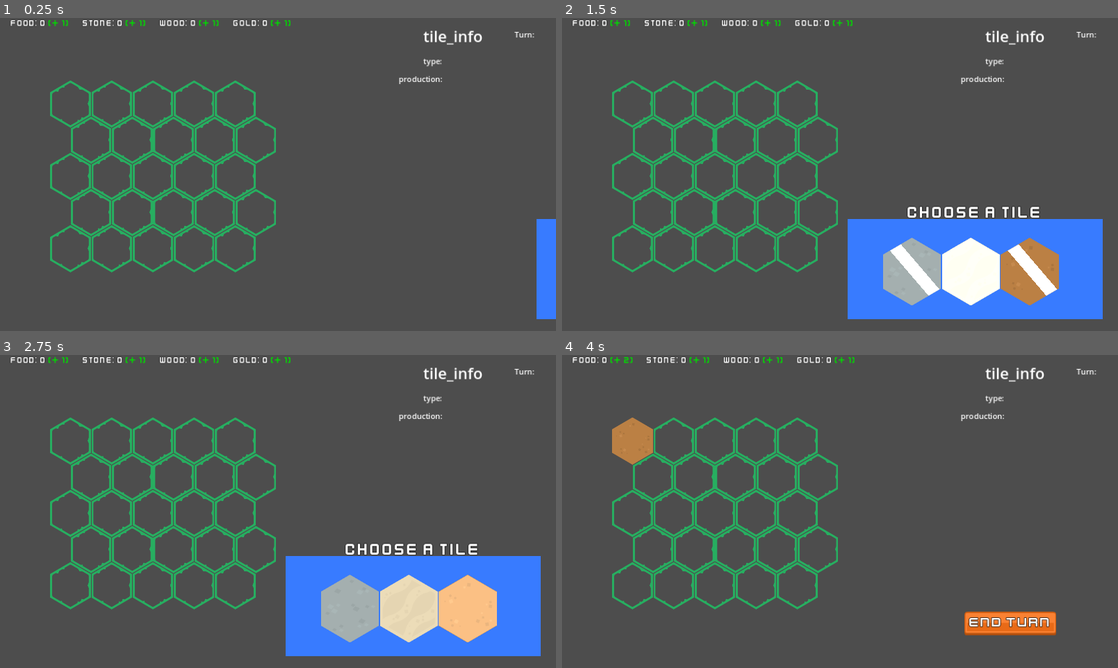
Above: before the commit, frames 1-4 (two rows, left to right).
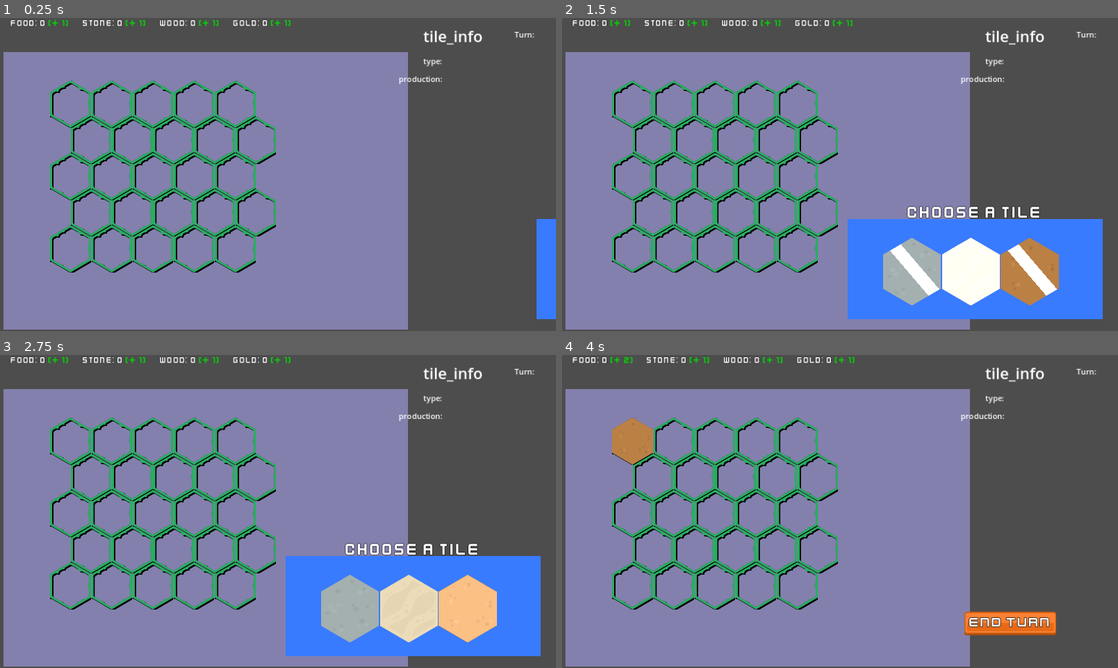
Above: after the commit, the same moments.

Repository: nicoviarnes/hex
Game: Godot game, scene res://main.tscn
Same seed, same stepped clock (60 frames per second), same inputs: the game is played once before the commit and once after it.
Inputs (mouse positions are in pixels of both pictures, inside the frame that each line leads up to):
- Up to frame 1 (0.25 s): no input
- Up to frame 2 (1.5 s): move the mouse to (1056, 271) at 0.52 s; click (1056, 271) at 0.67 s; move the mouse to (973, 271) at 1.27 s; click (973, 271) at 1.42 s
- Up to frame 3 (2.75 s): move the mouse to (467, 608) at 2.02 s; click (467, 608) at 2.17 s
- Up to frame 4 (4 s): tap Enter at 2.75 s; move the mouse to (634, 439) at 2.77 s; click (634, 439) at 2.92 s; move the mouse to (673, 439) at 3.52 s; click (673, 439) at 3.67 s

The runs differ from the first frame. In frame 1, 60% of the frame differs, in the area x 0-74%, y 10-100%; in frame 2, 53%; in frame 3, 53%; in frame 4, 60%.

Commit message:
trying shaders

Diff:
--- a/hex.tscn
+++ b/hex.tscn
@@ -1,10 +1,17 @@
-[gd_scene load_steps=9 format=3 uid="uid://dc7nmfsxl5kwv"]
+[gd_scene load_steps=11 format=3 uid="uid://dc7nmfsxl5kwv"]
 
 [ext_resource type="Texture2D" uid="uid://c3ovg3hfv6r2t" path="res://assets/Tiles/Terrain/Grass/grass_18.png" id="1_1f5sa"]
+[ext_resource type="Shader" path="res://shaders/dropshadow.gdshader" id="1_c5j08"]
 [ext_resource type="Texture2D" uid="uid://vnv4xusaeqnn" path="res://assets/Tiles/Terrain/Grass/grass_05.png" id="1_wgvmj"]
 [ext_resource type="Script" path="res://hex.gd" id="2_0vine"]
 [ext_resource type="Shader" path="res://shaders/outline.gdshader" id="3_icn7l"]
 [ext_resource type="PackedScene" uid="uid://cuvgs387y66hx" path="res://utility/fct_manager.tscn" id="5_d5jxw"]
+
+[sub_resource type="ShaderMaterial" id="ShaderMaterial_bqq3g"]
+shader = ExtResource("1_c5j08")
+shader_parameter/deform = Vector2(0, 0)
+shader_parameter/offset = Vector2(-4, -4)
+shader_parameter/modulate = null
 
 [sub_resource type="RectangleShape2D" id="RectangleShape2D_dvd7s"]
 size = Vector2(116, 66.5)
@@ -18,6 +25,7 @@
 radius = 129.004
 
 [node name="Hex" type="Sprite2D"]
+material = SubResource("ShaderMaterial_bqq3g")
 texture = ExtResource("1_1f5sa")
 script = ExtResource("2_0vine")
 
--- a/main.tscn
+++ b/main.tscn
@@ -1,12 +1,20 @@
-[gd_scene load_steps=6 format=3 uid="uid://cyncqvduph3yy"]
+[gd_scene load_steps=7 format=3 uid="uid://cyncqvduph3yy"]
 
 [ext_resource type="PackedScene" uid="uid://db6e4fctrilsf" path="res://map.tscn" id="1_07mbj"]
 [ext_resource type="PackedScene" uid="uid://n8s7uiy733gc" path="res://ui_elements/resource_tracker.tscn" id="1_qq8g0"]
 [ext_resource type="PackedScene" uid="uid://blteig541fori" path="res://ui_elements/tile_picker.tscn" id="3_e5cay"]
 [ext_resource type="Script" path="res://hex_info.gd" id="3_p1wmd"]
 [ext_resource type="PackedScene" uid="uid://2stkh27ubhog" path="res://ui_elements/endturn_button.tscn" id="4_5kte4"]
+[ext_resource type="PackedScene" uid="uid://38m5jwqof3o1" path="res://ui_elements/water.tscn" id="6_vcpmd"]
 
 [node name="Main" type="Node2D"]
+
+[node name="water" parent="." instance=ExtResource("6_vcpmd")]
+offset_left = 7.0
+offset_top = 7.0
+offset_right = 845.0
+offset_bottom = 645.0
+mouse_filter = 2
 
 [node name="ResourceTracker" parent="." instance=ExtResource("1_qq8g0")]
 anchors_preset = 0
--- /dev/null
+++ b/shaders/dropshadow.gdshader
@@ -0,0 +1,31 @@
+/**
+* Shadow 2D.
+* License: CC0
+* https://creativecommons.org/publicdomain/zero/1.0/
+*/
+shader_type canvas_item;
+render_mode blend_mix;
+
+uniform vec2 deform = vec2(2.0, 2.0);
+uniform vec2 offset = vec2(0.0, 0.0);
+uniform vec4 modulate : source_color;
+
+//uniform vec2 texture_size; //uncomment for GLES2
+
+void fragment() {
+	vec2 ps = TEXTURE_PIXEL_SIZE;
+	vec2 uv = UV;
+	float sizex = float(textureSize(TEXTURE,int(ps.x)).x); //comment for GLES2
+	float sizey = float(textureSize(TEXTURE,int(ps.y)).y); //comment for GLES2
+	//float sizex = texture_size.x; //uncomment for GLES2
+	//float sizey = texture_size.y; //uncomment for GLES2
+	uv.y+=offset.y*ps.y;
+	uv.x+=offset.x*ps.x;
+	float decalx=((uv.y-ps.x*sizex)*deform.x);
+	float decaly=((uv.y-ps.y*sizey)*deform.y);
+	uv.x += decalx;
+	uv.y += decaly;
+	vec4 shadow = vec4(modulate.rgb, texture(TEXTURE, uv).a * modulate.a);
+	vec4 col = texture(TEXTURE, UV);
+	COLOR = mix(shadow, col, col.a);
+}
--- /dev/null
+++ b/shaders/water.gdshader
@@ -0,0 +1,43 @@
+shader_type canvas_item;
+
+uniform sampler2D SCREEN_TEXTURE : hint_screen_texture, filter_linear_mipmap;
+
+uniform float level : hint_range(0.0, 1.0) = 0.5;
+uniform vec4 water_albedo : source_color = vec4(0.26, 0.23, 0.73, 1.0);
+uniform float water_opacity : hint_range(0.0, 1.0) = 0.35;
+uniform float water_speed = 0.05;
+uniform float wave_distortion = 0.2;
+uniform int wave_multiplyer = 7;
+uniform bool water_texture_on = true;
+uniform float reflection_X_offset = 0.0;
+uniform float reflection_Y_offset = 0.0;
+uniform sampler2D noise_texture : hint_default_transparent;
+uniform sampler2D noise_texture2 : hint_default_transparent;
+
+
+void fragment() {
+	vec2 uv = UV;
+	COLOR = vec4(0.0);
+
+	if (uv.y >= level) {
+		COLOR.a = 1.0;
+
+		// distorted reflections
+		vec2 water_uv = vec2(uv.x, uv.y * float(wave_multiplyer));
+		float noise = texture(noise_texture, vec2(water_uv.x + TIME * water_speed, water_uv.y)).x * wave_distortion;
+		noise -= (0.5 * wave_distortion);
+
+		// water texture
+		if (water_texture_on) {
+			float water_texture_limit = 0.35;
+			vec4 water_texture = texture(noise_texture2, uv * vec2(0.5, 4.0) + vec2(noise, 0.0));
+			float water_texture_value = (water_texture.x < water_texture_limit) ? 1.0 : 0.0;
+			COLOR.xyz = vec3(water_texture_value);
+		}
+
+		// putting everything toghether
+		vec4 current_texture = texture(SCREEN_TEXTURE, vec2(SCREEN_UV.x + noise + reflection_X_offset, 1.0 - SCREEN_UV.y - (level - 0.5) * 2.0 + reflection_Y_offset));
+		COLOR = mix(COLOR, current_texture, 0.5);
+		COLOR = mix(COLOR, water_albedo, water_opacity);
+	}
+}
--- /dev/null
+++ b/ui_elements/water.tscn
@@ -0,0 +1,31 @@
+[gd_scene load_steps=5 format=3 uid="uid://38m5jwqof3o1"]
+
+[ext_resource type="Shader" path="res://shaders/water.gdshader" id="1_45snn"]
+
+[sub_resource type="FastNoiseLite" id="FastNoiseLite_8mvby"]
+
+[sub_resource type="NoiseTexture2D" id="NoiseTexture2D_1dqqy"]
+seamless = true
+noise = SubResource("FastNoiseLite_8mvby")
+
+[sub_resource type="ShaderMaterial" id="ShaderMaterial_s3uhe"]
+shader = ExtResource("1_45snn")
+shader_parameter/level = 0.1
+shader_parameter/water_albedo = Color(0.26, 0.23, 0.73, 1)
+shader_parameter/water_opacity = 0.35
+shader_parameter/water_speed = 0.05
+shader_parameter/wave_distortion = 0.2
+shader_parameter/wave_multiplyer = 7
+shader_parameter/water_texture_on = true
+shader_parameter/reflection_X_offset = 0.0
+shader_parameter/reflection_Y_offset = 0.0
+shader_parameter/noise_texture = SubResource("NoiseTexture2D_1dqqy")
+
+[node name="ColorRect" type="ColorRect"]
+material = SubResource("ShaderMaterial_s3uhe")
+offset_left = -224.0
+offset_top = -84.0
+offset_right = 232.0
+offset_bottom = 199.0
+size_flags_horizontal = 4
+size_flags_vertical = 4
--- a/utility/fct.tscn
+++ b/utility/fct.tscn
@@ -7,8 +7,12 @@
 offset_right = 40.0
 offset_bottom = 23.0
 theme_override_colors/font_color = Color(0.14902, 0.698039, 0, 1)
+theme_override_colors/font_shadow_color = Color(0, 0, 0, 1)
 theme_override_colors/font_outline_color = Color(0, 0, 0, 1)
+theme_override_constants/shadow_offset_x = 4
+theme_override_constants/shadow_offset_y = 4
 theme_override_constants/outline_size = 4
+theme_override_constants/shadow_outline_size = 1
 theme_override_fonts/font = ExtResource("1_fh5gf")
 theme_override_font_sizes/font_size = 26
 text = "FCT"
Not shown, changed: hexgame.txt
